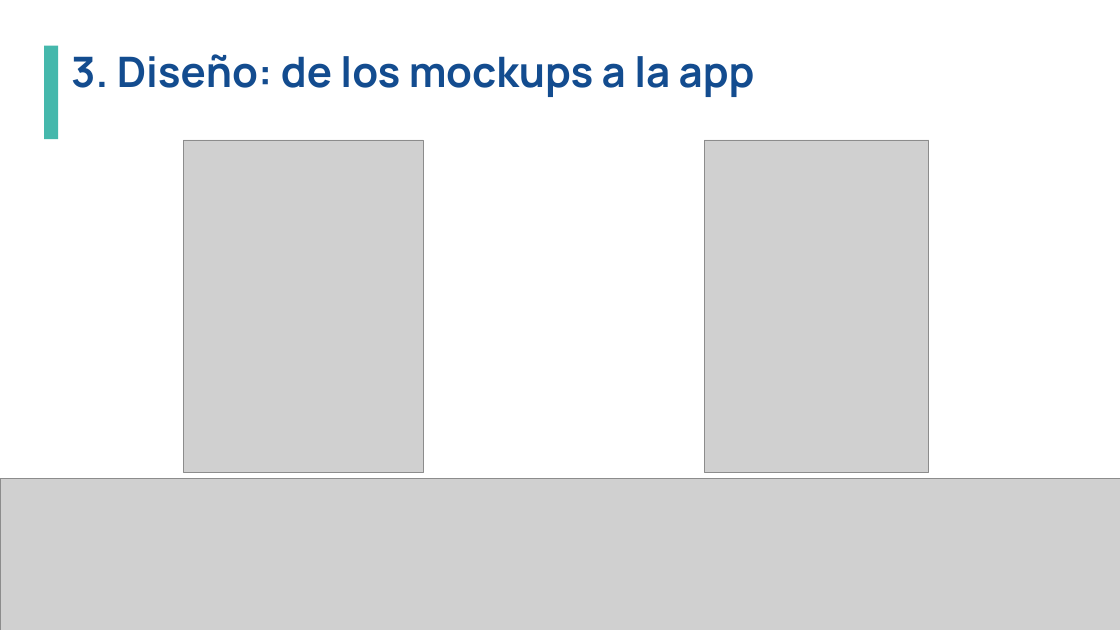
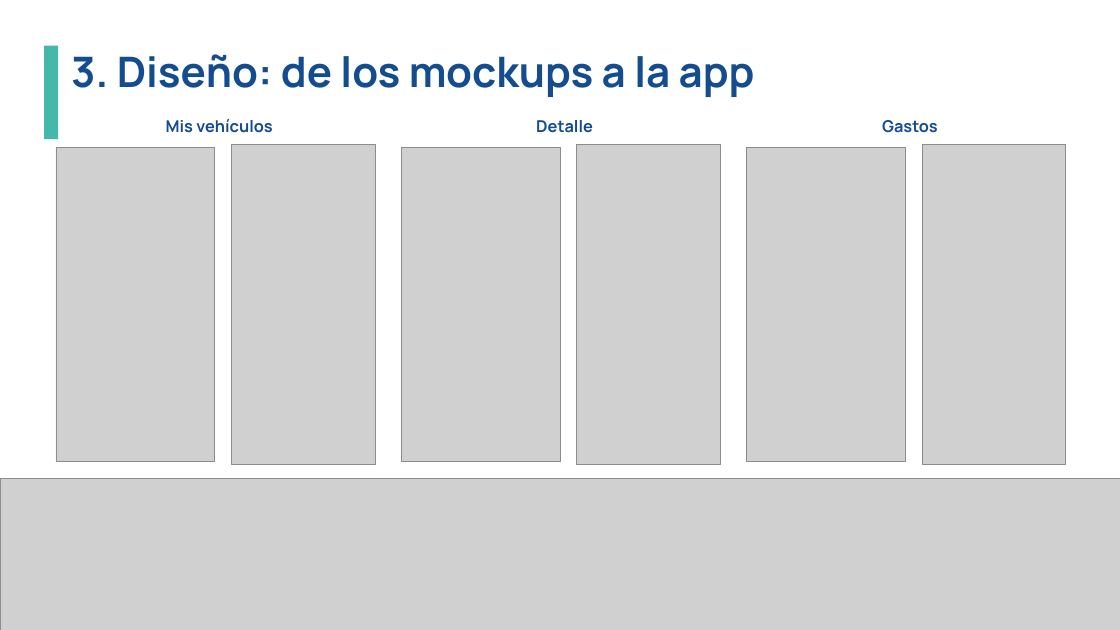
Before and after one commit to LilShaolin/AutoCuida, a slide deck: slide 5 of presentacion/AutoCuida_Presentacion.pptx. Drawn at 1120x630 pixels with LibreOffice and Linux fonts; fonts in the diff are those of the drawing; grey boxes stand for pictures; background and template pictures are left out. Boxes give left, top, right and bottom in pixels: in the first picture for what was removed or moved away, otherwise in the second. Text is boxed around its words. In the diff, an @@ line names an element or a change of style, - is before the commit and + after.

```diff
--- a/presentacion/AutoCuida_Presentacion.pptx
+++ b/presentacion/AutoCuida_Presentacion.pptx
@@ text added at (166, 119, 272, 133), 14 pt, text #134C8F, bold @@
+Mis vehículos
@@ picture added at (56, 148, 215, 461) @@
@@ picture: place and size @@
-picture at (183, 140, 423, 473)
+picture at (231, 145, 375, 465)
@@ picture added at (402, 148, 560, 461) @@
@@ text added at (536, 120, 593, 133), 14 pt, text #134C8F, bold @@
+Detalle
@@ picture added at (577, 145, 721, 465) @@
@@ picture: place and size @@
-picture at (705, 140, 929, 473)
+picture at (747, 148, 906, 461)
@@ text added at (882, 120, 938, 133), 14 pt, text #134C8F, bold @@
+Gastos
@@ picture added at (923, 145, 1066, 465) @@
```
Also in this commit, not shown: 5 other slides changed, 21 other files.
